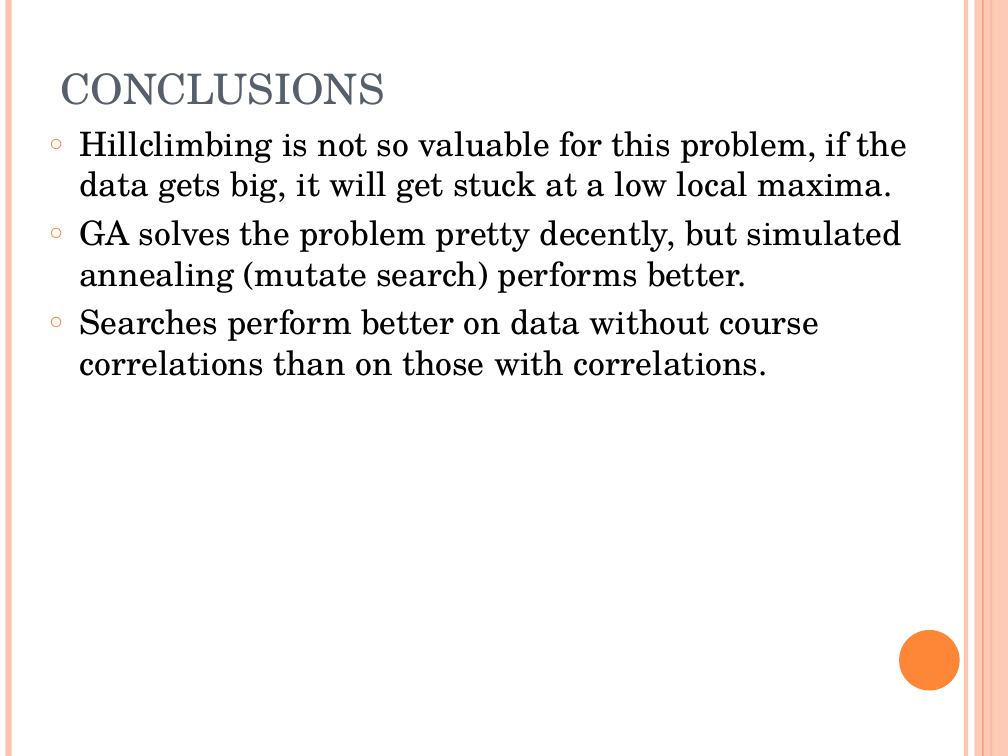
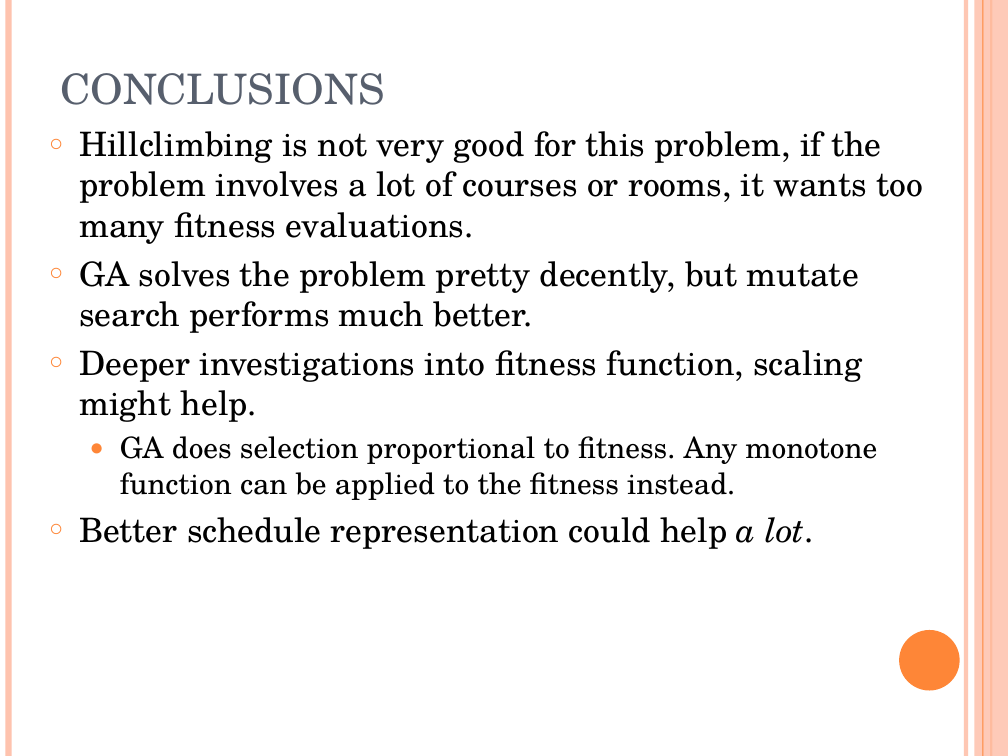
Before and after one commit to akokcam/csc384-genetic-algorithms-project, a slide deck: slide 18 of GA_TestBench/Data Files/presentation.ppt (slide 16 before the commit). Drawn at 1008x756 pixels with LibreOffice and Linux fonts; fonts in the diff are those of the drawing. Boxes give left, top, right and bottom in pixels: in the first picture for what was removed or moved away, otherwise in the second. Text is boxed around its words. In the diff, an @@ line names an element or a change of style, - is before the commit and + after.

```diff
--- a/GA_TestBench/Data Files/presentation.ppt
+++ b/GA_TestBench/Data Files/presentation.ppt
@@ text at [79,131,923,549]: text changed @@
-○ Hillclimbing is not so valuable for this problem, if the data gets big, it will get stuck at a low local maxima.
-○ GA solves the problem pretty decently, but simulated annealing (mutate search) performs better.
-○ Searches perform better on data without course correlations than on those with correlations.
+○ Hillclimbing is not very good for this problem, if the problem involves a lot of courses or rooms, it wants too many fitness evaluations.
+○ GA solves the problem pretty decently, but mutate search performs much better.
+○ Deeper investigations into fitness function, scaling might help.
+  ● GA does selection proportional to fitness. Any monotone function can be applied to the fitness instead.
+○ Better schedule representation could help a lot.
```
Also in this commit, not shown: 7 other slides changed, 9 slides added, 7 slides removed, 1 other file.
